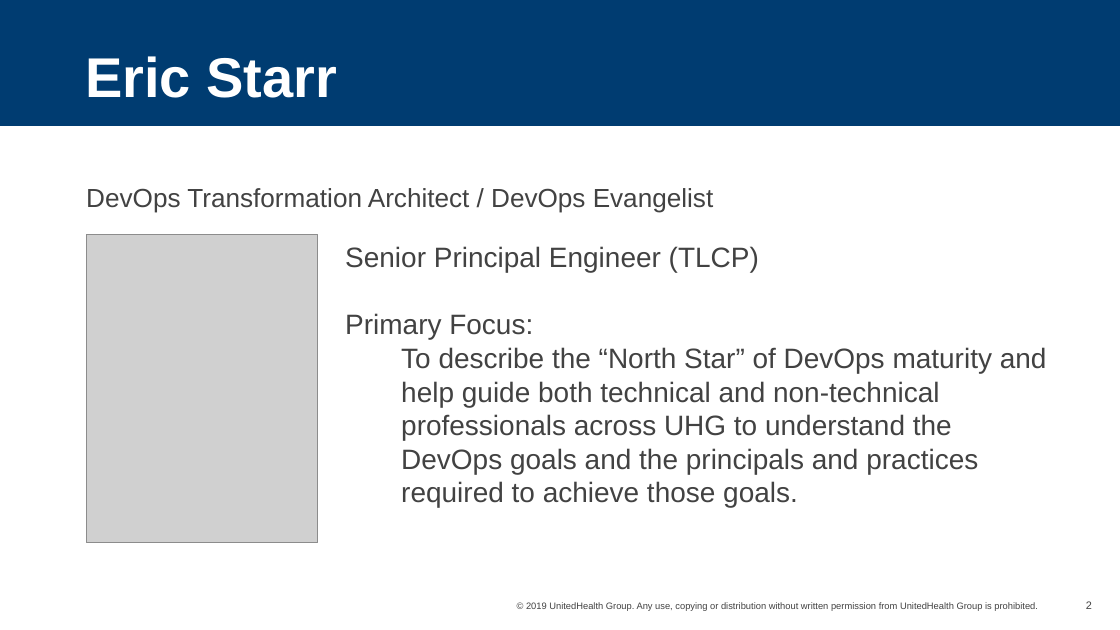
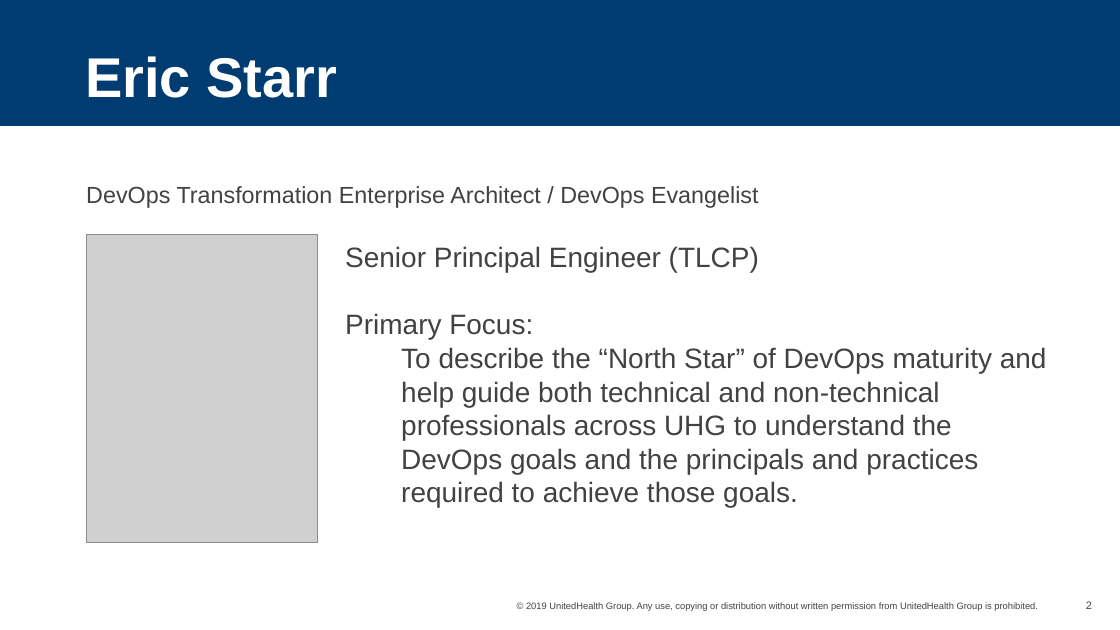
Before and after one commit to starrman777/presentations, a slide deck: slide 2 of ZeroDayAttack.pptx. Drawn at 1120x630 pixels with LibreOffice and Linux fonts; fonts in the diff are those of the drawing; grey boxes stand for pictures; background and template pictures are left out. Boxes give left, top, right and bottom in pixels: in the first picture for what was removed or moved away, otherwise in the second. Text is boxed around its words. In the diff, an @@ line names an element or a change of style, - is before the commit and + after.

```diff
--- a/ZeroDayAttack.pptx
+++ b/ZeroDayAttack.pptx
@@ text at (86,186,759,208): text changed; size 16.8 to 15 pt @@
-DevOps Transformation Architect / DevOps Evangelist
+DevOps Transformation Enterprise Architect / DevOps Evangelist
```
Also in this commit, not shown: 2 slides removed.
